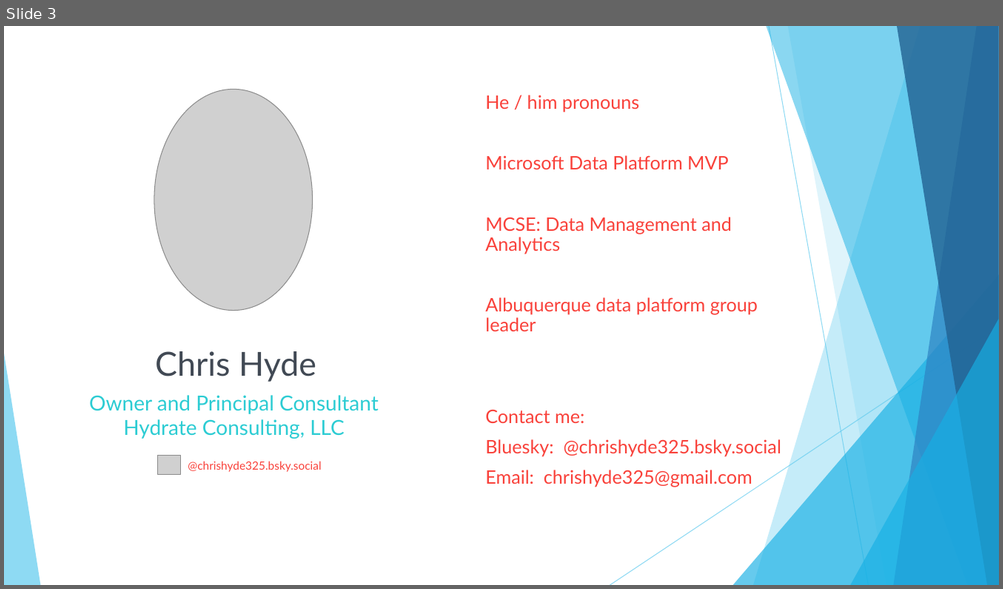
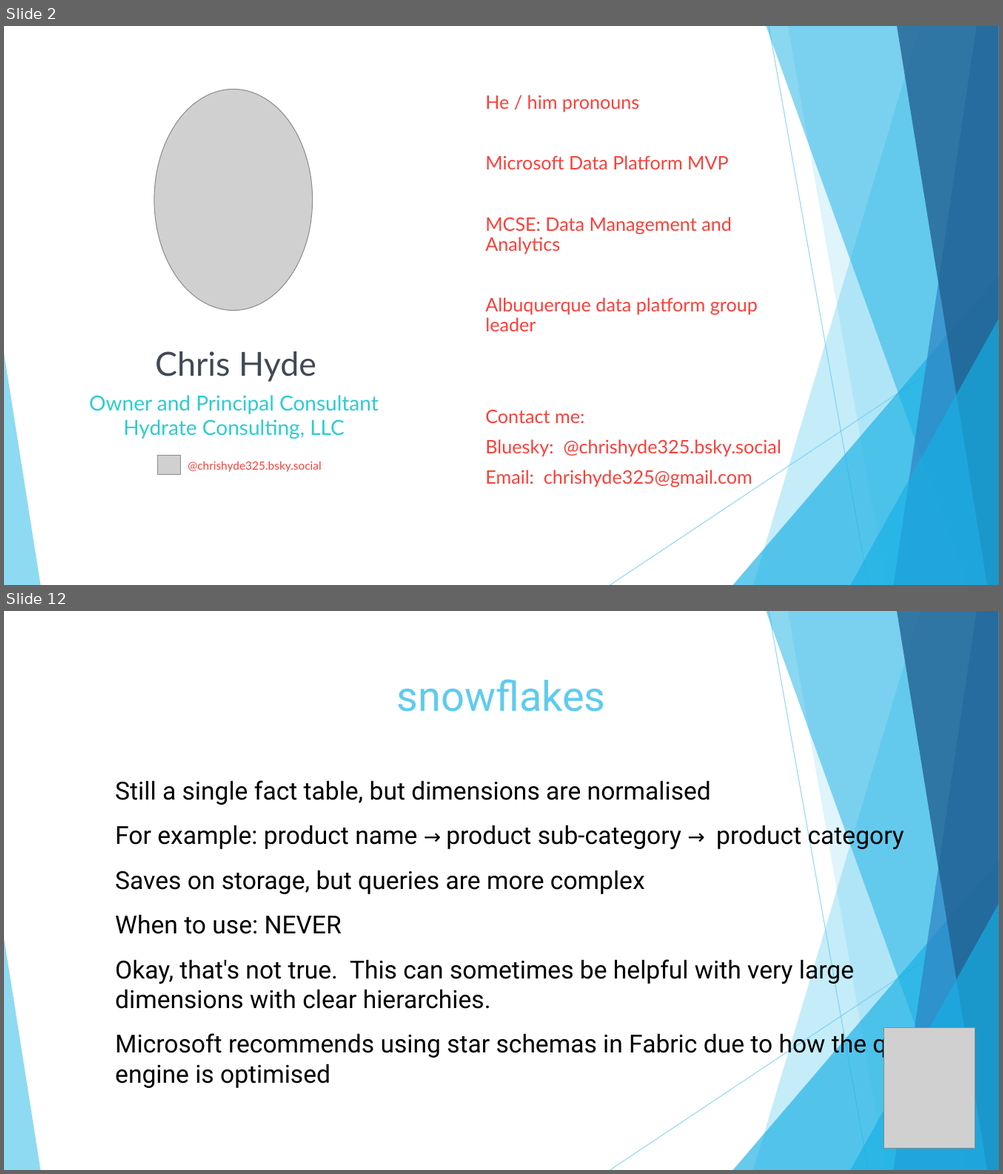
Before and after one commit to DrJekyll325/Presentations, a slide deck: General Data Warehousing/20260627 - SQL Saturday Austin - A Gentle (Re-) Introduction to Dimensional Modeling.pptx. Shown one above the other, each under a label of ours: slide 3 before the commit, slides 2 and 12 after it; the slides between them are not shown. The pictures are 1003x589 and 1003x1174 pixels, drawn with LibreOffice and Linux fonts; fonts in the diff are those of the drawing; grey boxes stand for pictures. Boxes give left, top, right and bottom in pixels: in the first picture for what was removed or moved away, otherwise in the second. Text is boxed around its words. In the diff, an @@ line names an element or a change of style, - is before the commit and + after.

```diff
--- a/General Data Warehousing/20260627 - SQL Saturday Austin - A Gentle (Re-) Introduction to Dimensional Modeling.pptx
+++ b/General Data Warehousing/20260627 - SQL Saturday Austin - A Gentle (Re-) Introduction to Dimensional Modeling.pptx
@@ slide 12 added at [4, 611, 999, 1170], background #FFFFFF; not listed: 10 template elements that a slide beside it also shows @@
@@ title added at [397, 679, 606, 712], 40 pt, text #5FCBEF @@
+snowflakes
@@ text added at [115, 780, 933, 1088], 24 pt, text #000000 @@
+Still a single fact table, but dimensions are normalised
+For example: product name → product sub-category → product category
+Saves on storage, but queries are more complex
+When to use: NEVER
+Okay, that's not true. This can sometimes be helpful with very large dimensions with clear hierarchies.
+Microsoft recommends using star schemas in Fabric due to how the query
+engine is optimised
@@ picture added at [884, 1029, 976, 1150] @@
@@ what was slide 3 is now slide 2 @@
```
Also in this commit, not shown: 1 slide changed, 33 other slides added, 23 slides removed, 1 other file.
